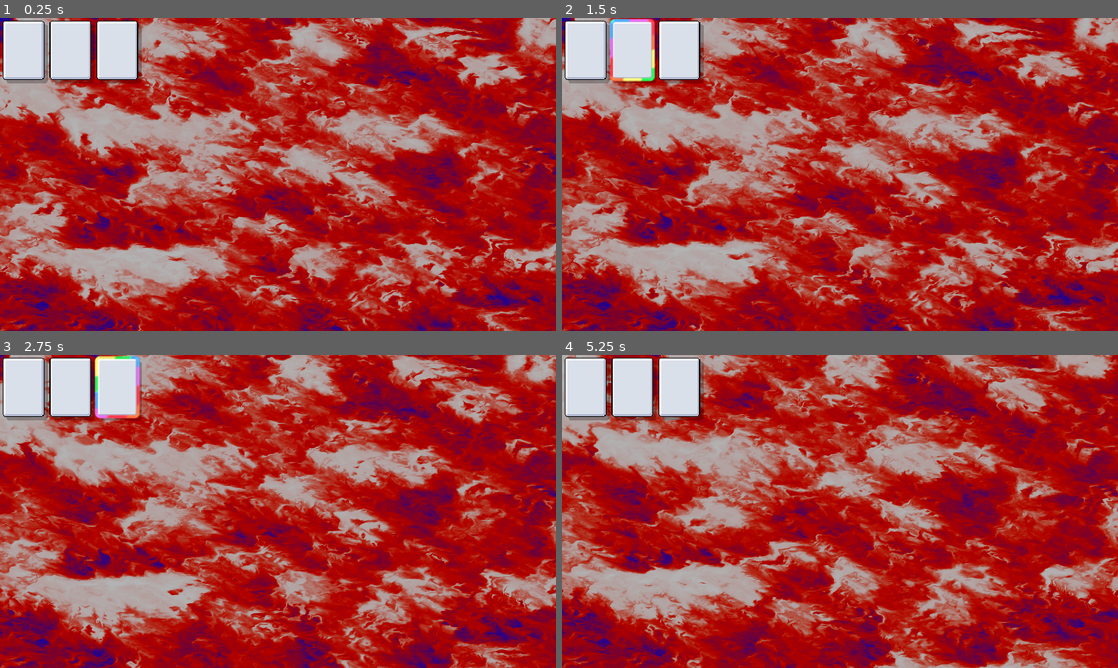
Above: before the commit, frames 1-4 (two rows, left to right).
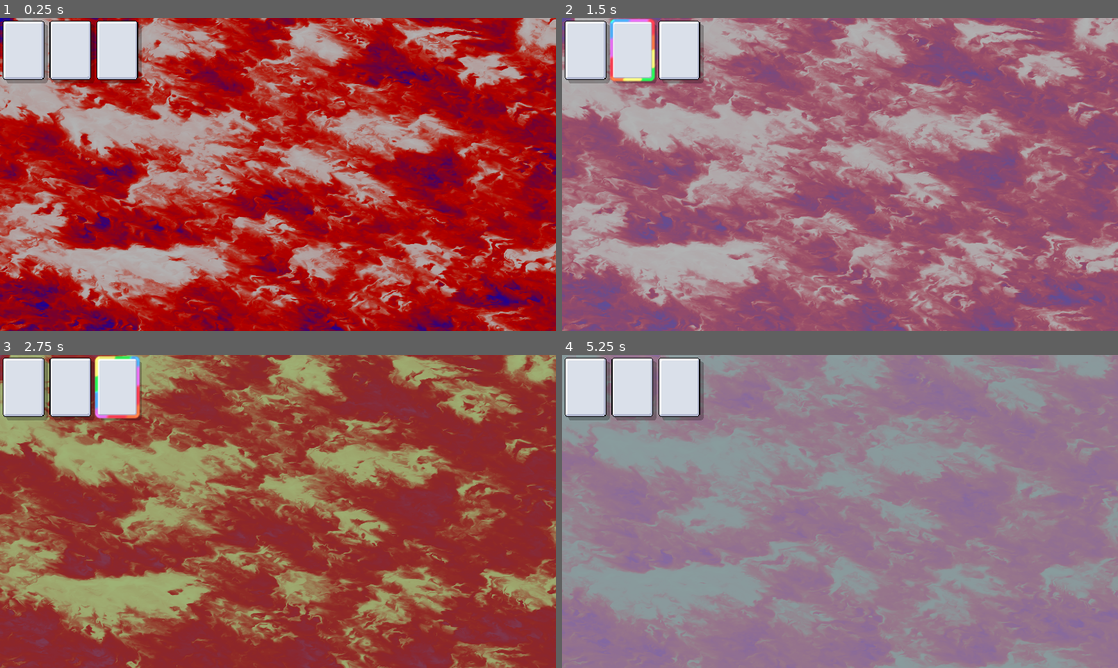
Above: after the commit, the same moments.

Repository: GiftedR/Scoundrel-Godot
Game: Godot game, scene res://Collections/c_Root.tscn
The game is run twice, just before and just after one commit, with the same random seed, the same clock (stepped at 60 frames per second) and the same inputs.
Inputs (mouse positions are in pixels of both pictures, inside the frame that each line leads up to):
- Up to frame 1 (0.25 s): no input
- Up to frame 2 (1.5 s): move the mouse to (584, 49) at 0.52 s; tap G (dev_1, bound only after the commit) at 0.6 s; tap H (dev_2, bound only after the commit) at 0.8, 1.35 s; move the mouse to (634, 49) at 1.27 s
- Up to frame 3 (2.75 s): tap G (dev_1, bound only after the commit) at 1.55, 2.1 s; move the mouse to (116, 386) at 2.02 s; tap H (dev_2, bound only after the commit) at 2.3 s
- Up to frame 4 (5.25 s): move the mouse to (812, 574) at 2.77 s; tap H (dev_2, bound only after the commit) at 2.85, 3.8, 4.35 s; tap G (dev_1, bound only after the commit) at 3.05, 3.6, 4.55, 5.1 s; move the mouse to (1006, 558) at 3.52 s; tap F11 (ui_fullscreen) at 4.15 s; move the mouse to (673, 464) at 4.27 s; move the mouse to (867, 511) at 5.02 s

The runs differ from the first frame. In frame 2, 81% of the frame differs, in the area x 0-100%, y 0-100%; in frame 3, 92%; in frame 4, 96%.

Commit message:
Added static color changing to oil shader

Diff:
--- a/Collections/c_Root/Root.gd
+++ b/Collections/c_Root/Root.gd
@@ -27,9 +27,13 @@
 	match DisplayServer.window_get_mode():
 		DisplayServer.WINDOW_MODE_FULLSCREEN:
 			DisplayServer.window_set_mode(DisplayServer.WINDOW_MODE_WINDOWED)
-		DisplayServer.WINDOW_MODE_WINDOWED:
+		_: # DisplayServer.WINDOW_MODE_WINDOWED | [Any Undefined]
 			DisplayServer.window_set_mode(DisplayServer.WINDOW_MODE_FULLSCREEN)
 
 func _input(_event: InputEvent) -> void:
 	if Input.is_action_just_pressed("ui_fullscreen"):
 		setFullScreen()
+	if Input.is_action_just_pressed("dev_1"):
+		OilBoard.random_oil_transition()
+	if Input.is_action_just_pressed("dev_2"):
+		OilBoard.random_solid_transition()
--- a/Pieces/p_Camera.tscn
+++ b/Pieces/p_Camera.tscn
@@ -1,27 +1,9 @@
 [gd_scene load_steps=4 format=3 uid="uid://vvyn6xghoylk"]
 
 [ext_resource type="Material" uid="uid://1ksbvsfe4hei" path="res://p_Camera/CameraClearColor.tres" id="1_6o21a"]
-
-[sub_resource type="Animation" id="Animation_owqbg"]
-resource_name = "default"
-length = 6.0
-tracks/0/type = "value"
-tracks/0/imported = false
-tracks/0/enabled = true
-tracks/0/path = NodePath("cvl_Camera/clr_Board:material:shader_parameter/oil_tint_gradient:gradient:colors")
-tracks/0/interp = 1
-tracks/0/loop_wrap = true
-tracks/0/keys = {
-"times": PackedFloat32Array(0, 1, 2, 3, 3.96667, 5, 6),
-"transitions": PackedFloat32Array(1, 1, 1, 1, 1, 1, 1),
-"update": 0,
-"values": [PackedColorArray(0, 0, 1, 1, 1, 0, 0, 1, 1, 1, 1, 1), PackedColorArray(0.498039, 0, 1, 1, 1, 0.498039, 0, 1, 1, 1, 1, 1), PackedColorArray(1, 0, 0, 1, 1, 1, 0, 1, 1, 1, 1, 1), PackedColorArray(1, 0.498039, 0, 1, 0, 0.498039, 0, 1, 1, 1, 1, 1), PackedColorArray(1, 1, 0, 1, 0, 0, 1, 1, 1, 1, 1, 1), PackedColorArray(0, 0.498039, 0, 1, 0.498039, 0, 1, 1, 1, 1, 1, 1), PackedColorArray(0, 0, 1, 1, 1, 0, 0, 1, 1, 1, 1, 1)]
-}
+[ext_resource type="Script" path="res://Pieces/p_Camera/OilBoardEffects.gd" id="2_ci8ao"]
 
 [sub_resource type="AnimationLibrary" id="AnimationLibrary_l4ri2"]
-_data = {
-"default": SubResource("Animation_owqbg")
-}
 
 [node name="cmr2_Camera" type="Camera2D"]
 position_smoothing_enabled = true
@@ -38,10 +20,10 @@
 grow_horizontal = 2
 grow_vertical = 2
 mouse_filter = 2
+script = ExtResource("2_ci8ao")
 
 [node name="anp2_Cycle" type="AnimationPlayer" parent="."]
 libraries = {
 "": SubResource("AnimationLibrary_l4ri2")
 }
-autoplay = "default"
 speed_scale = 0.01
--- /dev/null
+++ b/Pieces/p_Camera/OilBoardEffects.gd
@@ -0,0 +1,98 @@
+extends ColorRect
+class_name OilBoard
+
+static var Instance:OilBoard
+
+var _currentColors:Array[Color] = [Color("0000ff"),Color("ff0000"),Color("ffffff")]
+var _targetColors:Array[Color] = []
+var _trans:bool = false
+
+const _colors:Array[Color] = [
+	Color("ff0000"),
+	Color("0fF000"),
+	Color("00ff00"),
+	Color("000ff0"),
+	Color("0000ff"),
+	Color("f0000f"),
+	Color("fff000"),
+	Color("0fff00"),
+	Color("00fff0"),
+	Color("000fff"),
+	Color("f000ff"),
+	Color("ff000f"),
+	Color("ffff00"),
+	Color("0ffff0"),
+	Color("00ffff"),
+	Color("f00fff"),
+	Color("ff00ff"),
+	Color("fff00f"),
+	Color("ffff00"),
+	Color("fffff0"),
+	Color("0fffff"),
+	Color("f0ffff"),
+	Color("ff0fff"),
+	Color("fff0ff"),
+	Color("ffff0f"),
+	Color("ffffff"),
+	Color("000000")
+	]
+
+func _init() -> void:
+	Instance = self
+	_targetColors = _currentColors
+
+func _physics_process(delta: float) -> void:
+	_trans = false
+
+	if _currentColors[0] != _targetColors[0]:
+		_currentColors[0] = _currentColors[0].lerp(_targetColors[0], delta)
+		_trans = true
+
+	if _currentColors[1] != _targetColors[1]:
+		_currentColors[1] = _currentColors[1].lerp(_targetColors[1], delta)
+		_trans = true
+
+	if _currentColors[2] != _targetColors[2]:
+		_currentColors[2] = _currentColors[2].lerp(_targetColors[2], delta)
+		_trans = true
+
+	if _trans:
+		set_oil_color(_currentColors[0],_currentColors[1],_currentColors[2])
+
+func transition_oil_color(dark_color:Color = _currentColors[0],
+		mid_color:Color = _currentColors[1],
+		light_color:Color = _currentColors[2]) -> void:
+
+	_targetColors = [dark_color, mid_color, light_color]
+
+func set_oil_color(dark_color:Color = _currentColors[0],
+		mid_color:Color = _currentColors[1],
+		light_color:Color = _currentColors[2]) -> void:
+
+	var gradienttexture:GradientTexture1D = material.get("shader_parameter/oil_tint_gradient")
+	var gradient:Gradient = gradienttexture.get_gradient()
+
+	gradient.set_color(0, dark_color)
+	gradient.set_color(1, mid_color)
+	gradient.set_color(2, light_color)
+
+	gradienttexture.set_gradient(gradient)
+	material.set("shader_parameter/oil_tint_gradient", gradienttexture)
+
+static func static_oil_color(dark_color:Color, mid_color:Color, light_color:Color) -> void:
+	Instance.set_oil_color(dark_color, mid_color, light_color)
+
+static func set_oil_transition(dark_color:Color, mid_color:Color, light_color:Color) -> void:
+	Instance.transition_oil_color(dark_color, mid_color, light_color)
+
+static func set_solid_color(color:Color) -> void:
+	static_oil_color(color,color,Color.WHITE)
+
+static func set_solid_transition(color:Color) -> void:
+	set_oil_transition(color, color, Color.WHITE)
+
+static func random_oil_transition() -> void:
+	set_oil_transition(_colors.pick_random(), _colors.pick_random(), _colors.pick_random())
+
+static func random_solid_transition() -> void:
+	set_solid_transition(_colors.pick_random())
--- a/project.godot
+++ b/project.godot
@@ -33,6 +33,16 @@
 "events": [Object(InputEventKey,"resource_local_to_scene":false,"resource_name":"","device":-1,"window_id":0,"alt_press …(195 unchanged characters)…
 ]
 }
+dev_1={
+"deadzone": 0.5,
+"events": [Object(InputEventKey,"resource_local_to_scene":false,"resource_name":"","device":-1,"window_id":0,"alt_pressed":false,"shift_pressed":false,"ctrl_pressed":false,"meta_pressed":false,"pressed":false,"keycode":0,"physical_keycode":71,"key_label":0,"unicode":103,"location":0,"echo":false,"script":null)
+]
+}
+dev_2={
+"deadzone": 0.5,
+"events": [Object(InputEventKey,"resource_local_to_scene":false,"resource_name":"","device":-1,"window_id":0,"alt_pressed":false,"shift_pressed":false,"ctrl_pressed":false,"meta_pressed":false,"pressed":false,"keycode":0,"physical_keycode":72,"key_label":0,"unicode":104,"location":0,"echo":false,"script":null)
+]
+}
 
 [rendering]
 
